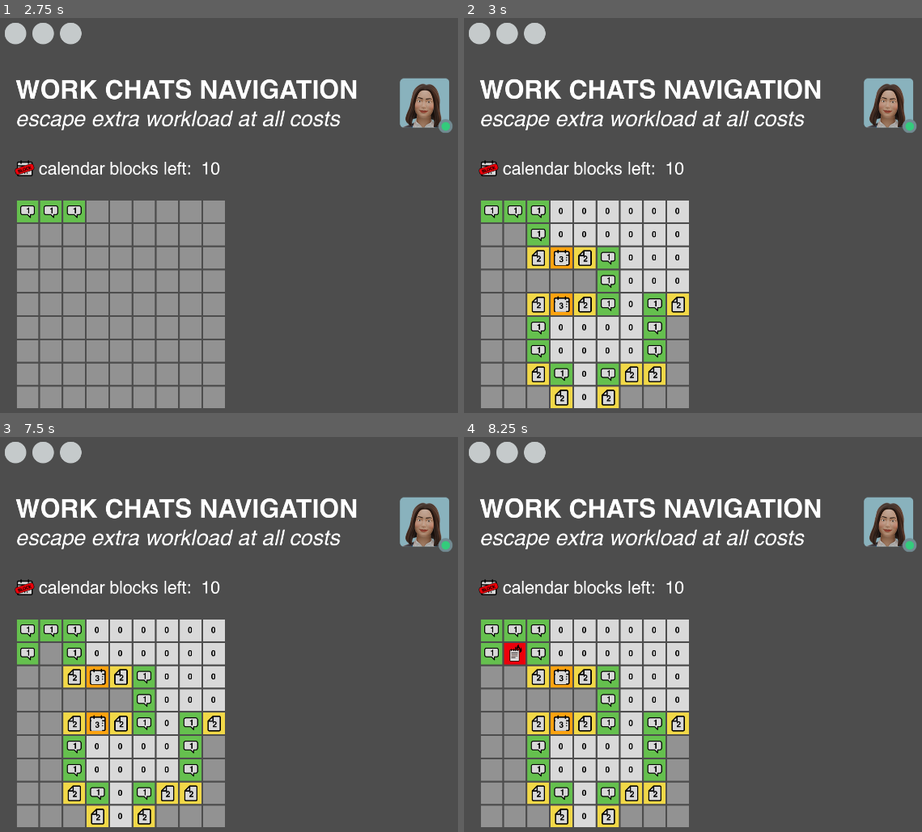
Above: before the commit, frames 1-4 (two rows, left to right).
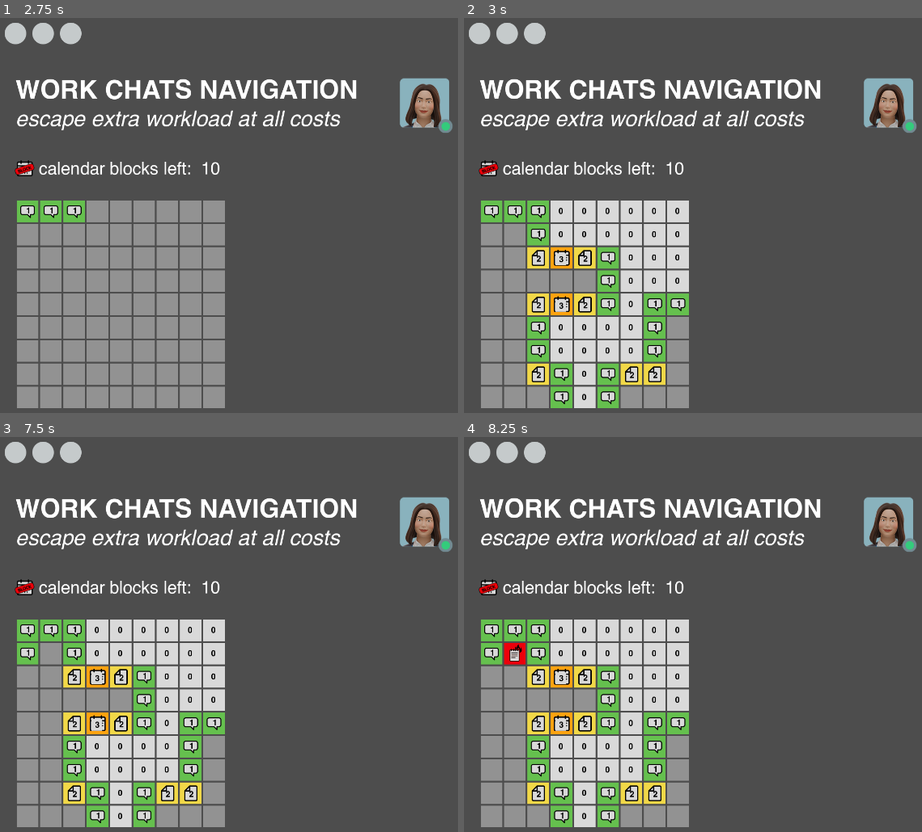
Above: after the commit, the same moments.

Repository: grkovalev/office-game
Game: Godot game, scene res://minesweeper.tscn
Same seed, same stepped clock (60 frames per second), same inputs: the game is played once before the commit and once after it. This scene is started directly instead of the project's main scene.
Inputs (mouse positions are in pixels of both pictures, inside the frame that each line leads up to):
- Up to frame 1 (2.75 s): click (27, 211) at 0.52 s; click (50, 211) at 1.27 s; click (73, 211) at 2.02 s
- Up to frame 2 (3 s): click (560, 211) at 2.77 s
- Up to frame 3 (7.5 s): click (119, 630) at 3.52 s; click (141, 630) at 4.27 s; click (169, 630) at 5.02 s; click (192, 630) at 5.77 s; click (215, 630) at 6.52 s; click (27, 654) at 7.27 s
- Up to frame 4 (8.25 s): click (514, 654) at 8.02 s

Frame 1 is identical in both runs. In frame 2, 0.7% of the frame differs, in the area x 18-50%, y 69-99%; in frame 3, 0.7%; in frame 4, 0.7%.

Commit message:
fix danger calculation logic

Diff:
--- a/minesweeper.gd
+++ b/minesweeper.gd
@@ -128,25 +128,36 @@
 
 	func _get_danger_level(column_index: int, row_index:int)->int:
 		var row_has_mines: bool = (
-			_get_cell_state(column_index, max(row_index - 1, 0)).has_mine or
-			_get_cell_state(column_index, min(row_index + 1, self.rows - 1)).has_mine
+			(_is_inside_board(column_index, row_index-1) and
+			_get_cell_state(column_index, row_index-1).has_mine) or
+			(_is_inside_board(column_index, row_index +1) and
+			_get_cell_state(column_index, row_index + 1).has_mine)
 		)
 
 		var column_has_mines: bool = (
-			_get_cell_state(max(column_index - 1, 0), row_index).has_mine or
-			_get_cell_state(min(column_index + 1, self.columns - 1), row_index).has_mine
+			(_is_inside_board(column_index -1, row_index) and
+			_get_cell_state(max(column_index - 1, 0), row_index).has_mine) or
+			(_is_inside_board(column_index +1, row_index) and
+			_get_cell_state(column_index + 1, row_index).has_mine)
 		)
 
 		var diag1_has_mines: bool = (
-			_get_cell_state(max(column_index - 1, 0), max(row_index - 1, 0)).has_mine or
-			_get_cell_state(min(column_index + 1, self.columns - 1), min(row_index + 1, self.rows - 1)).has_mine
+			(_is_inside_board(column_index -1, row_index -1) and
+			_get_cell_state(column_index - 1, row_index - 1).has_mine) or
+			(_is_inside_board(column_index +1, row_index +1) and
+			_get_cell_state(column_index + 1, row_index + 1).has_mine)
 		)
 
 		var diag2_has_mines: bool = (
-			_get_cell_state(min(column_index + 1, self.columns - 1), max(row_index - 1, 0)).has_mine or
-			_get_cell_state(max(column_index - 1, 0), min(row_index + 1, self.rows - 1)).has_mine
+			(_is_inside_board(column_index + 1, row_index - 1) and
+			_get_cell_state(column_index + 1, row_index - 1).has_mine) or
+			(_is_inside_board(column_index - 1, row_index + 1) and
+			_get_cell_state(column_index - 1, row_index + 1).has_mine)
 		)
 		return int(row_has_mines) + int(column_has_mines) + int(diag1_has_mines) + int(diag2_has_mines)
+
+	func _is_inside_board(column_index: int, row_index:int) -> bool:
+		return !_is_outside_board(column_index, row_index)
 
 	func _is_outside_board(column_index: int, row_index:int) -> bool:
 		return (
